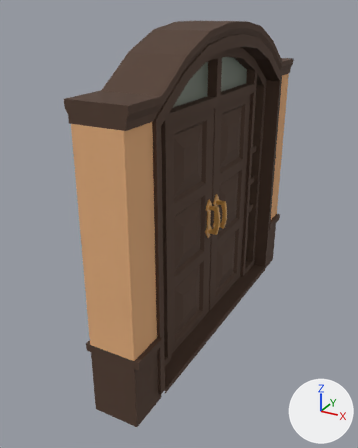
The FBX model Assets/Art/Assets/Architecture/Prefabs/FIXEDWallMoulded/Meshes/EntranceDoor_Final.fbx: old version first, new version second.
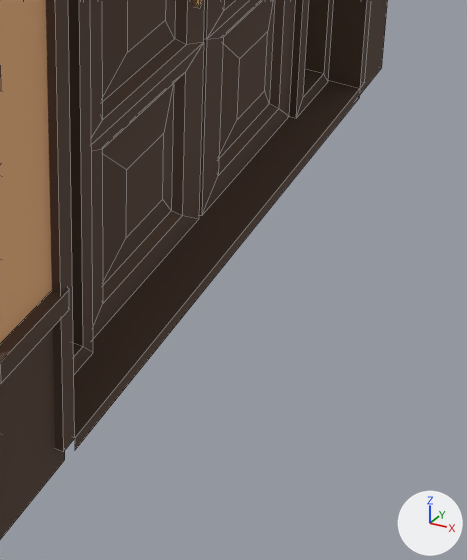
Old and new are each drawn whole from a 50 mm lens placed at (2.61, -2.99, 3.65), pointed at (0.04, 1.69, 1.32) and again close up on the part from 39% to 85% of the width and 53% to 97% of the height. The lights are fixed; the arrows at lower right show +X, +Y and +Z. The close-ups show mesh edges as thin lines. Where no turn or scale is listed for an object, it has been applied to the vertices. Vertices at the same position are counted once.

Names of what the first close-up shows: 'S_EntranceDoor'.
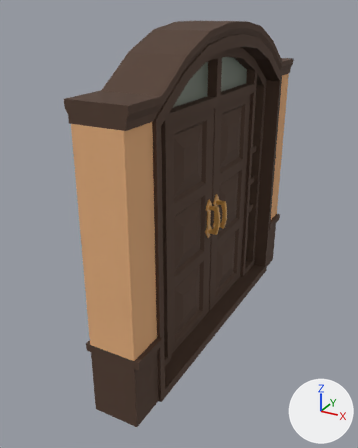
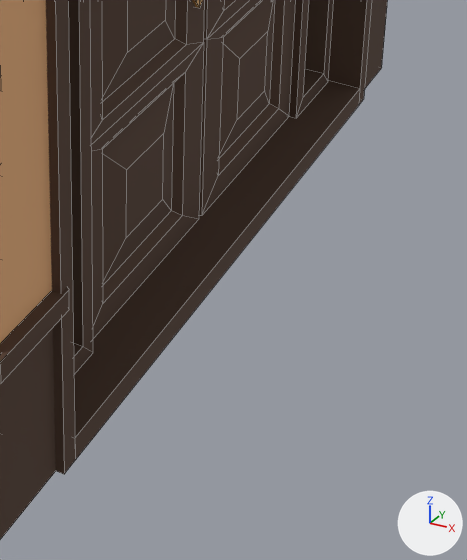
The change, as JSON lines over the scene's bpy script:
```json
{"block": "me_mesh", "where": "# used by ob_s_entrancedoor; location = (0.0, 0.0, 0.0)"}
{"op": "remove", "block": "me_mesh", "code": "me_mesh.from_pydata(...)  # 672 vertices, 576 faces; spans x -0.05..0.55, y 0.0..4.0, z -0.1..3.51"}
{"op": "add", "block": "me_mesh", "code": "me_mesh.from_pydata(...)  # 676 vertices, 574 faces; spans x -0.05..0.55, y 0.0..4.0, z -0.1..3.51"}
{"block": "me_mesh", "change": "me_mesh part 1"}
{"block": "me_mesh", "change": "4 vertices are removed from x -0.03..0.53, y 0.4..3.6, z 0.0"}
{"block": "me_mesh", "change": "10 faces are deleted"}
{"block": "me_mesh", "change": "4 vertices in x -0.03..0.53, y 0.48..3.52, z -0.05 move by (0.0, 0.0, -0.05)"}
{"block": "me_mesh", "change": "8 vertices are added at x -0.03..0.53, y 0.4..3.6, z -0.1"}
{"block": "me_mesh", "change": "8 new faces join them, mat_m_wood (brown #523c2e)"}
```

Boxes (x1, y1, x2, y2) around the edits, measured in the close-ups (467 x 560 px; the box of a moved part takes in the faces that stretch with it):
```json
{"part": 1, "of": "me_mesh", "change": "moved or reshaped", "before": [46, 0, 371, 452], "after": [46, 0, 371, 474]}
```
